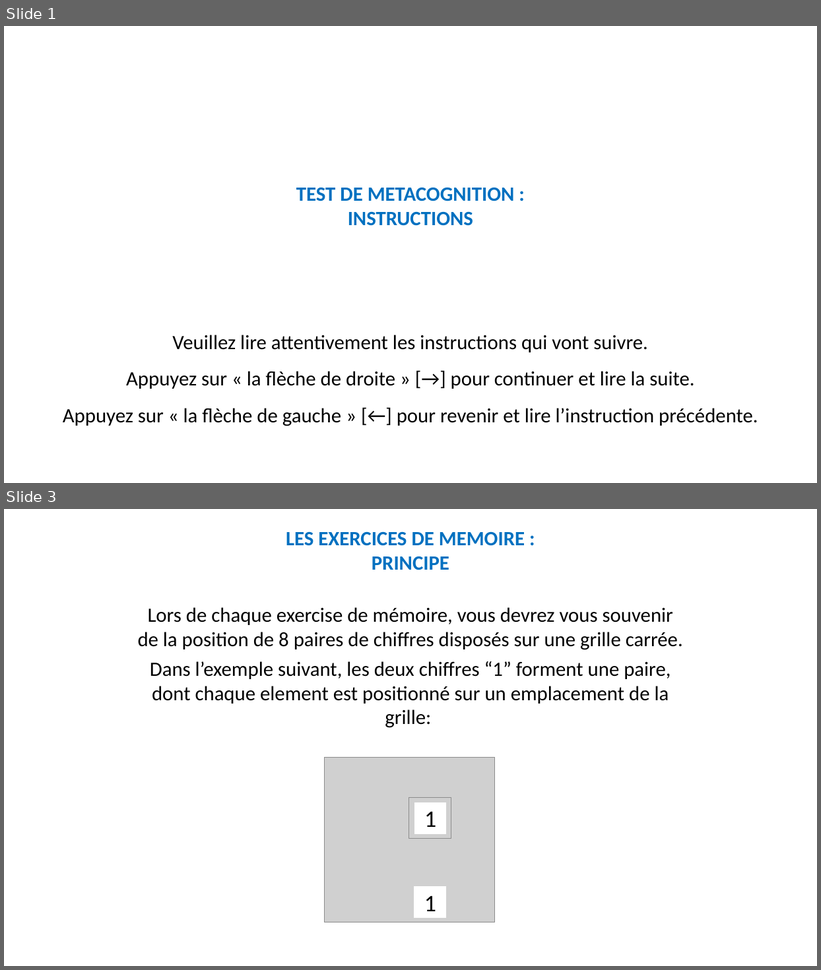
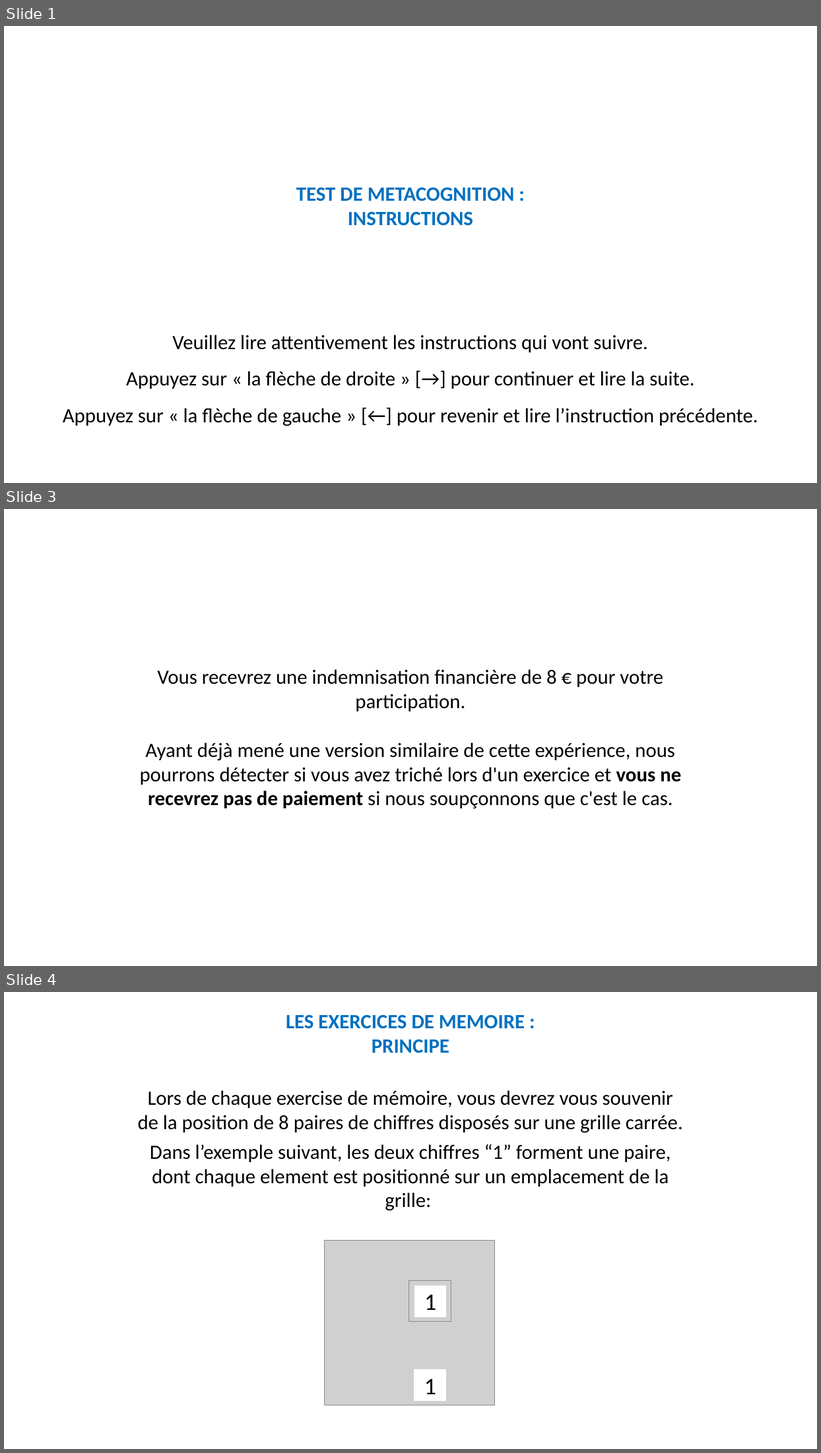
Before and after one commit to MBB-team/Online_Testing, a slide deck: src/SE_ELAN_offline/Stimuli/Instructions_Rewarded.pptx. Shown one above the other, each under a label of ours: slides 1 and 3 before the commit, slides 1, 3 and 4 after it; the slides between them are not shown. The pictures are 821x970 and 821x1453 pixels, drawn with LibreOffice and Linux fonts; fonts in the diff are those of the drawing; grey boxes stand for pictures. Boxes give left, top, right and bottom in pixels: in the first picture for what was removed or moved away, otherwise in the second. Text is boxed around its words. In the diff, an @@ line names an element or a change of style, - is before the commit and + after.

```diff
--- a/src/SE_ELAN_offline/Stimuli/Instructions_Rewarded.pptx
+++ b/src/SE_ELAN_offline/Stimuli/Instructions_Rewarded.pptx
@@ slide 3 added at (4, 509, 817, 966), background #FFFFFF @@
@@ text added at (140, 669, 681, 809), 24 pt, text #000000 @@
+Vous recevrez une indemnisation financière de 8 € pour votre participation.
+Ayant déjà mené une version similaire de cette expérience, nous pourrons détecter si vous avez triché lors d'un exercice et vous ne recevrez pas de paiement si nous soupçonnons que c'est le cas.
@@ what was slide 3 is now slide 4 @@
```
Also in this commit, not shown: 2 slides changed, 38 other files.
